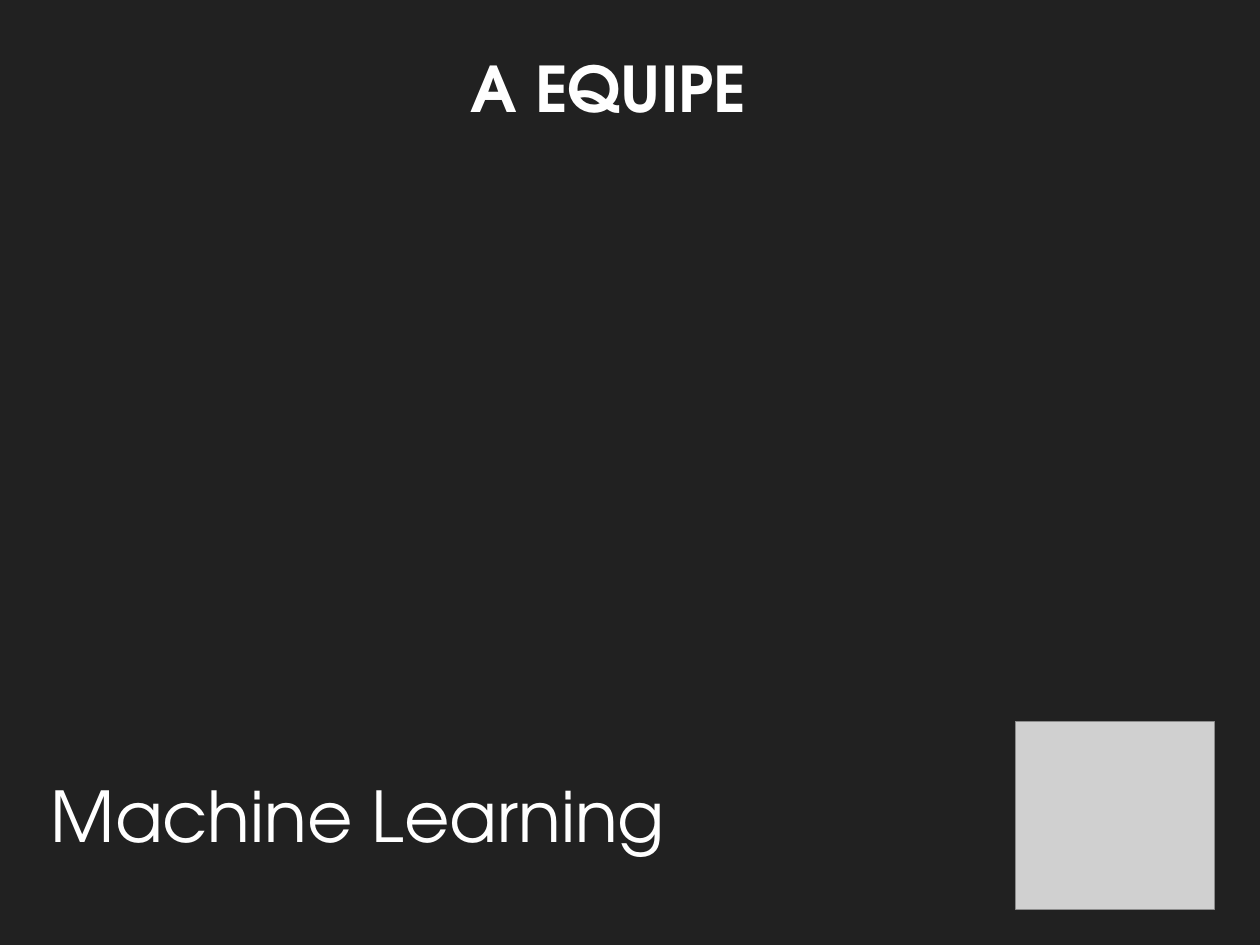
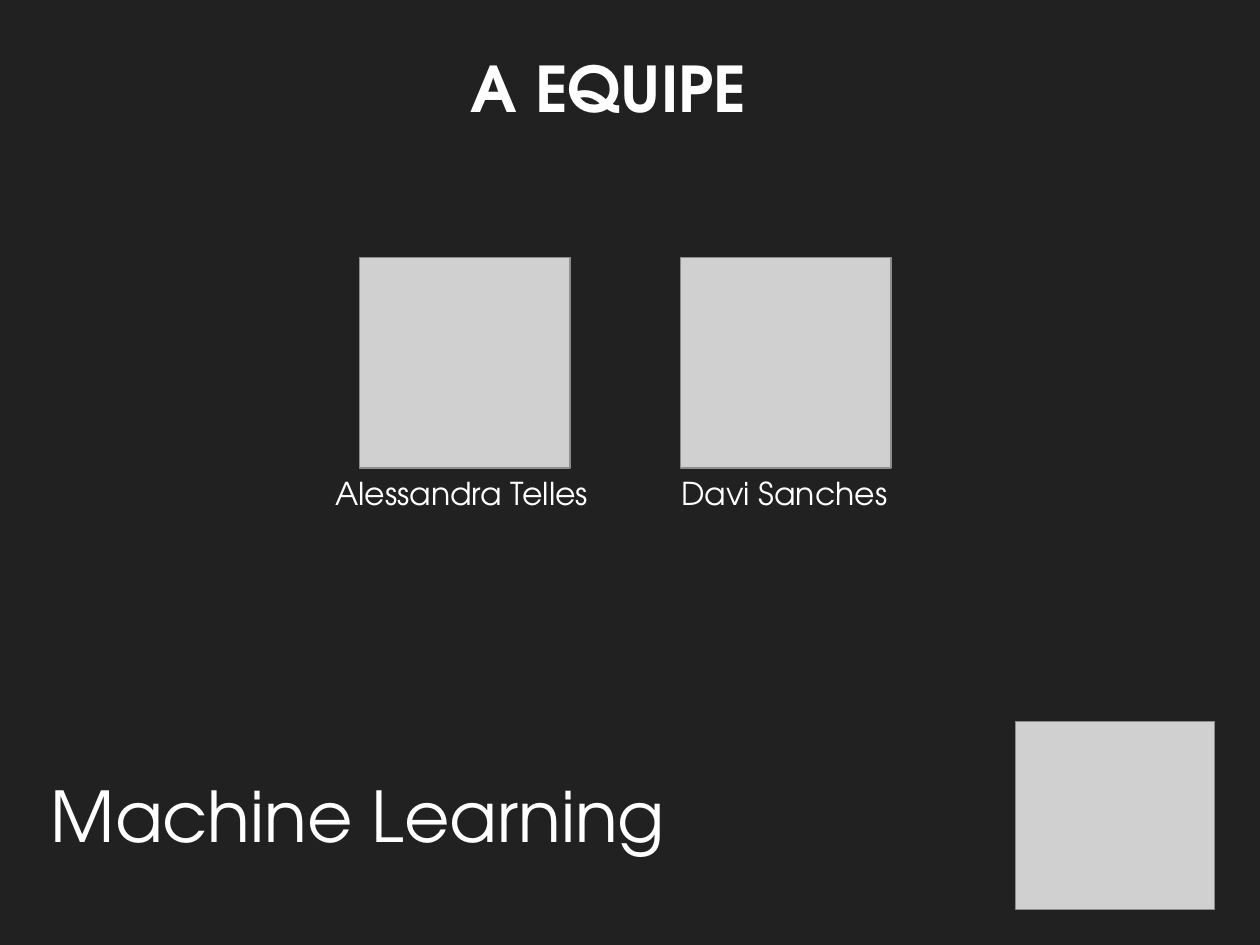
Before and after one commit to ovflowd/matriculeMe, a slide deck: slide 26 of Artefatos/ApresentaçãoFinal.pptx (slide 28 before the commit). Drawn at 1260x945 pixels with LibreOffice and Linux fonts; fonts in the diff are those of the drawing; grey boxes stand for pictures; background and template pictures are left out. Boxes give left, top, right and bottom in pixels: in the first picture for what was removed or moved away, otherwise in the second. Text is boxed around its words. In the diff, an @@ line names an element or a change of style, - is before the commit and + after.

```diff
--- a/Artefatos/ApresentaçãoFinal.pptx
+++ b/Artefatos/ApresentaçãoFinal.pptx
@@ picture added at [359,257,570,467] @@
@@ picture added at [680,257,891,467] @@
@@ text added at [335,481,589,506], 18 pt, text #FFFFFF @@
+Alessandra Telles
@@ text added at [681,481,888,506], 18 pt, text #FFFFFF @@
+Davi Sanches
```
Also in this commit, not shown: 5 other slides changed, 4 slides added, 6 slides removed.
